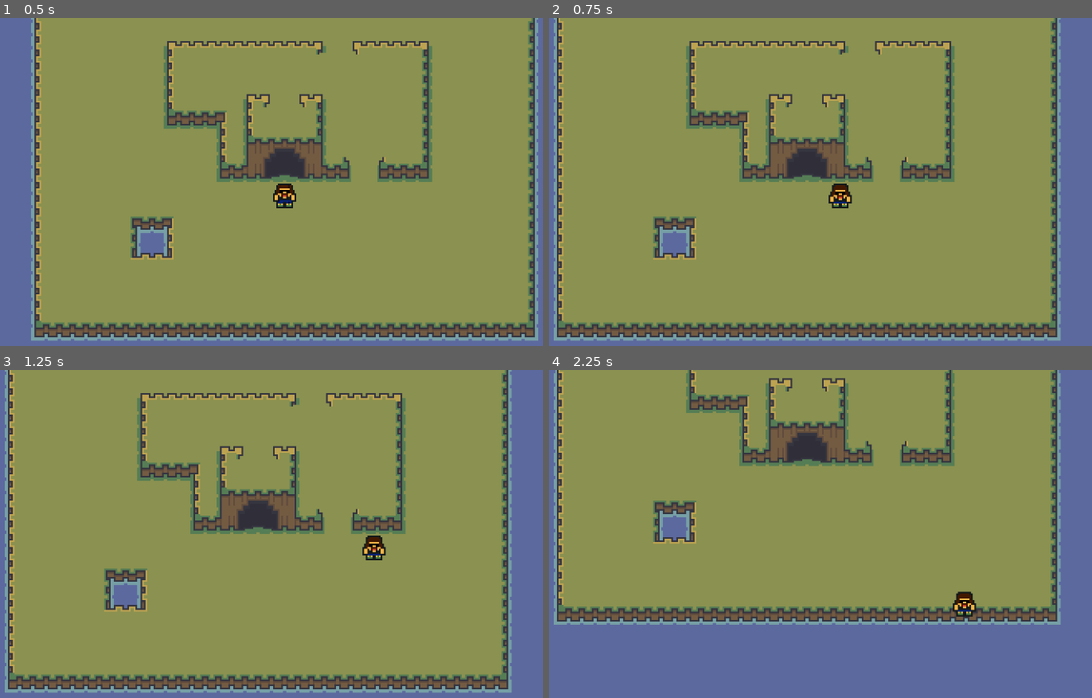
Above: before the commit, frames 1-4 (two rows, left to right).
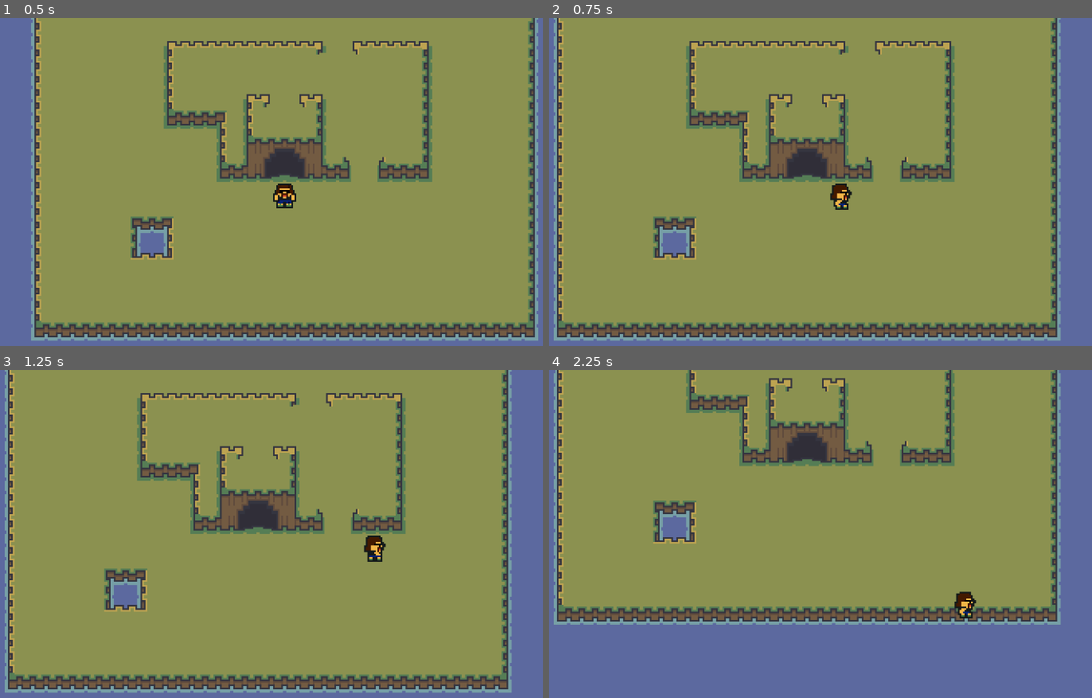
Above: after the commit, the same moments.

Repository: laev95/ZeldaClone
Game: Godot game, scene res://world.tscn
The game is run twice, just before and just after one commit, with the same random seed, the same clock (stepped at 60 frames per second) and the same inputs.
Inputs:
- Up to frame 1 (0.5 s): no input
- Up to frame 2 (0.75 s): hold Right (ui_right) from 0.53 s (still down)
- Up to frame 3 (1.25 s): keep holding Right (ui_right)
- Up to frame 4 (2.25 s): release Right (ui_right) at 1.28 s; hold Down (ui_down) 1.28-2.03 s; hold Right (ui_right) from 2.03 s (still down)

Frame 1 is identical in both runs. In frame 2, 0.2% of the frame differs, in the area x 51-56%, y 50-59%; in frame 3, 0.2%; in frame 4, 0.2%, in the area x 74-79%, y 67-76%.

Commit message:
continuing tutorial

Diff:
--- a/player.gd
+++ b/player.gd
@@ -1,10 +1,34 @@
 extends CharacterBody2D
 
 
-const SPEED = 100
+var SPEED: int = 100
+var last_direction = Vector2.ZERO
+var animated_sprite
 
+func _ready():
+	animated_sprite = $AnimatedSprite2D
 
 func _physics_process(_delta):
 	var direction = Input.get_vector("ui_left", "ui_right", "ui_up", "ui_down").normalized()
 	velocity = direction * SPEED
-	move_and_slide();
+
+	if direction != Vector2.ZERO:
+		last_direction = direction
+
+	if direction.x != 0:
+		animated_sprite.play("walk_right")
+	elif direction.y < 0:
+		animated_sprite.play("walk_up")
+	elif direction.y > 0:
+		animated_sprite.play("walk_down")
+	else:
+		if last_direction.x != 0:
+			animated_sprite.play("idle_right")
+		elif last_direction.y < 0:
+			animated_sprite.play("idle_up")
+		elif last_direction.y > 0:
+			animated_sprite.play("idle_down")
+
+	animated_sprite.flip_h = last_direction.x < 0
+
+	move_and_slide()
--- a/player.tscn
+++ b/player.tscn
@@ -43,6 +43,42 @@
 atlas = ExtResource("1_dlta2")
 region = Rect2(64, 112, 16, 16)
 
+[sub_resource type="AtlasTexture" id="AtlasTexture_8hxmy"]
+atlas = ExtResource("1_dlta2")
+region = Rect2(0, 96, 16, 16)
+
+[sub_resource type="AtlasTexture" id="AtlasTexture_qm1fn"]
+atlas = ExtResource("1_dlta2")
+region = Rect2(16, 96, 16, 16)
+
+[sub_resource type="AtlasTexture" id="AtlasTexture_ymlec"]
+atlas = ExtResource("1_dlta2")
+region = Rect2(32, 96, 16, 16)
+
+[sub_resource type="AtlasTexture" id="AtlasTexture_gptmg"]
+atlas = ExtResource("1_dlta2")
+region = Rect2(48, 96, 16, 16)
+
+[sub_resource type="AtlasTexture" id="AtlasTexture_10aw2"]
+atlas = ExtResource("1_dlta2")
+region = Rect2(64, 96, 16, 16)
+
+[sub_resource type="AtlasTexture" id="AtlasTexture_nyrnt"]
+atlas = ExtResource("1_dlta2")
+region = Rect2(0, 80, 16, 16)
+
+[sub_resource type="AtlasTexture" id="AtlasTexture_5ebok"]
+atlas = ExtResource("1_dlta2")
+region = Rect2(16, 80, 16, 16)
+
+[sub_resource type="AtlasTexture" id="AtlasTexture_mhvm3"]
+atlas = ExtResource("1_dlta2")
+region = Rect2(32, 80, 16, 16)
+
+[sub_resource type="AtlasTexture" id="AtlasTexture_b81nw"]
+atlas = ExtResource("1_dlta2")
+region = Rect2(48, 80, 16, 16)
+
 [sub_resource type="AtlasTexture" id="AtlasTexture_4var4"]
 atlas = ExtResource("1_dlta2")
 region = Rect2(0, 64, 16, 16)
@@ -58,6 +94,22 @@
 [sub_resource type="AtlasTexture" id="AtlasTexture_ll30l"]
 atlas = ExtResource("1_dlta2")
 region = Rect2(48, 64, 16, 16)
+
+[sub_resource type="AtlasTexture" id="AtlasTexture_wobs3"]
+atlas = ExtResource("1_dlta2")
+region = Rect2(0, 48, 16, 16)
+
+[sub_resource type="AtlasTexture" id="AtlasTexture_vxwmx"]
+atlas = ExtResource("1_dlta2")
+region = Rect2(16, 48, 16, 16)
+
+[sub_resource type="AtlasTexture" id="AtlasTexture_6tcu6"]
+atlas = ExtResource("1_dlta2")
+region = Rect2(32, 48, 16, 16)
+
+[sub_resource type="AtlasTexture" id="AtlasTexture_edb22"]
+atlas = ExtResource("1_dlta2")
+region = Rect2(48, 48, 16, 16)
 
 [sub_resource type="SpriteFrames" id="SpriteFrames_kjuuc"]
 animations = [{
@@ -103,6 +155,43 @@
 }, {
 "frames": [{
 "duration": 1.0,
+"texture": SubResource("AtlasTexture_8hxmy")
+}, {
+"duration": 1.0,
+"texture": SubResource("AtlasTexture_qm1fn")
+}, {
+"duration": 1.0,
+"texture": SubResource("AtlasTexture_ymlec")
+}, {
+"duration": 1.0,
+"texture": SubResource("AtlasTexture_gptmg")
+}, {
+"duration": 1.0,
+"texture": SubResource("AtlasTexture_10aw2")
+}],
+"loop": true,
+"name": &"idle_up",
+"speed": 5.0
+}, {
+"frames": [{
+"duration": 1.0,
+"texture": SubResource("AtlasTexture_nyrnt")
+}, {
+"duration": 1.0,
+"texture": SubResource("AtlasTexture_5ebok")
+}, {
+"duration": 1.0,
+"texture": SubResource("AtlasTexture_mhvm3")
+}, {
+"duration": 1.0,
+"texture": SubResource("AtlasTexture_b81nw")
+}],
+"loop": true,
+"name": &"walk_down",
+"speed": 5.0
+}, {
+"frames": [{
+"duration": 1.0,
 "texture": SubResource("AtlasTexture_4var4")
 }, {
 "duration": 1.0,
@@ -116,6 +205,23 @@
 }],
 "loop": true,
 "name": &"walk_right",
+"speed": 5.0
+}, {
+"frames": [{
+"duration": 1.0,
+"texture": SubResource("AtlasTexture_wobs3")
+}, {
+"duration": 1.0,
+"texture": SubResource("AtlasTexture_vxwmx")
+}, {
+"duration": 1.0,
+"texture": SubResource("AtlasTexture_6tcu6")
+}, {
+"duration": 1.0,
+"texture": SubResource("AtlasTexture_edb22")
+}],
+"loop": true,
+"name": &"walk_up",
 "speed": 5.0
 }]
 
@@ -124,5 +230,5 @@
 
 [node name="AnimatedSprite2D" type="AnimatedSprite2D" parent="."]
 sprite_frames = SubResource("SpriteFrames_kjuuc")
-animation = &"idle_right"
+animation = &"walk_down"
 autoplay = "idle_down"
--- a/project.godot
+++ b/project.godot
@@ -18,6 +18,11 @@
 
 window/stretch/scale=3.0
 
+[editor]
+
+version_control/plugin_name="GitPlugin"
+version_control/autoload_on_startup=true
+
 [rendering]
 
 textures/canvas_textures/default_texture_filter=0
Not shown: 1 places in player.tscn that only renumber resources
